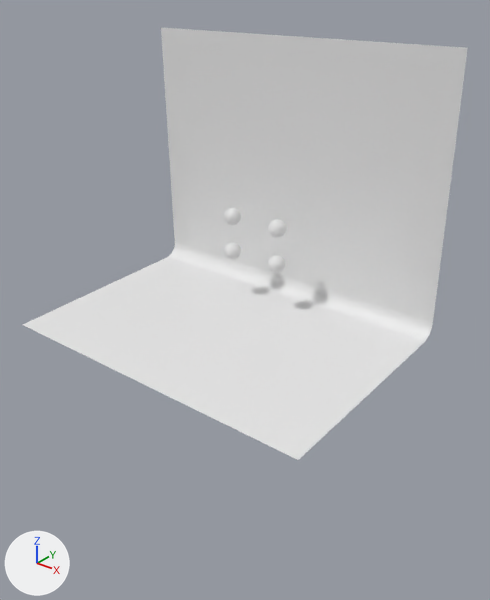
One commit to the glTF model public/1025_Backdrop.glb: the scene before it, then after it.
Both versions are drawn from a 50 mm camera at (41.7, -53.7, 25.9) aimed at (3.9, -6.5, -3.4). Every picture has the same lights, and +X, +Y and +Z are marked at lower left. Vertices at the same position are counted once.

Objects in the first picture: 'Backdrop'.
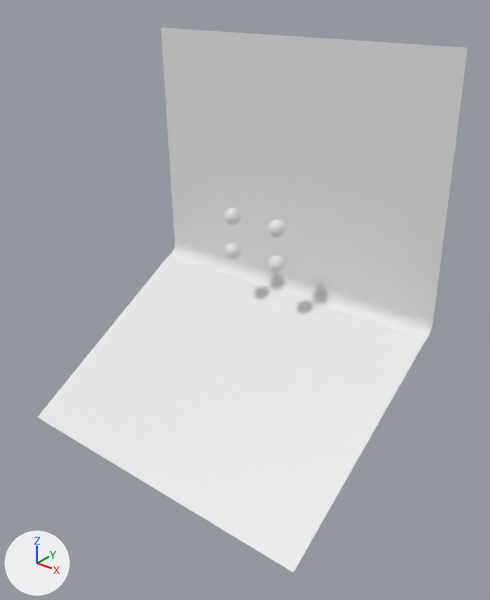
Diff of the bpy script that builds the scene:
```diff
--- a/public/1025_Backdrop.glb.py
+++ b/public/1025_Backdrop.glb.py
@@ me_backdrop @@
 me_backdrop.from_pydata(...)  # 22 vertices, 20 faces; spans x -16.9..18.8, y -18.5..5.0, z -8.1..20.1
 # used by ob_backdrop; location = (0.0, 0.0, 0.0)
-me_backdrop.vertices[20].co = (-16.9, -18.5, -8.1)  # pixel (22, 324)
-me_backdrop.vertices[21].co = (18.8, -18.5, -8.1)  # pixel (298, 460)
+# me_backdrop part 1
+me_backdrop.vertices[20].co = (-16.9, -18.5, -20.1)  # pixel (37, 417)
+me_backdrop.vertices[21].co = (18.8, -18.5, -20.1)  # pixel (293, 572)
```

What differs and where, as boxes [x1, y1, x2, y2] in the pictures (490 x 600 px; the box of a moved part takes in the faces that stretch with it):
'Backdrop', reshaped (26% taller)
    before: [23, 28, 468, 460]
    after: [38, 28, 468, 572]
part 1 of me_backdrop, moved or reshaped
    before: [23, 257, 424, 460]
    after: [38, 257, 424, 572]
